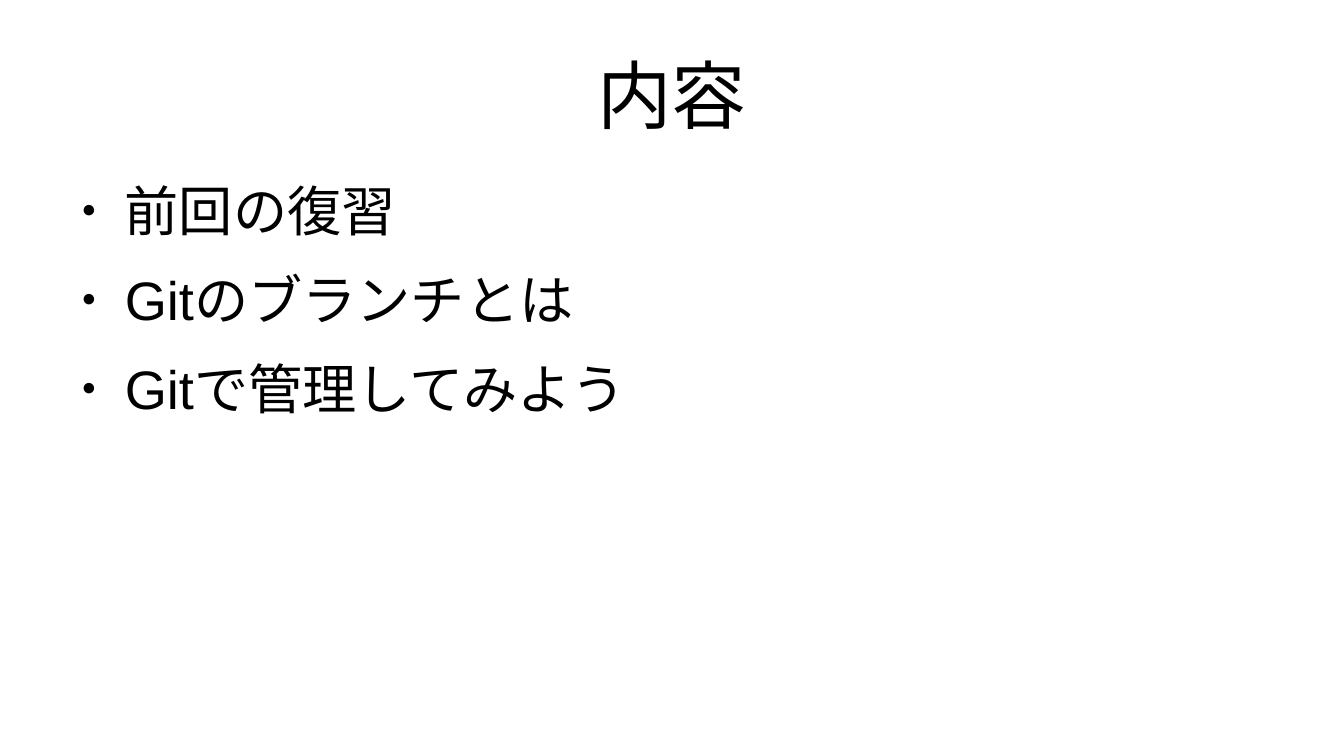
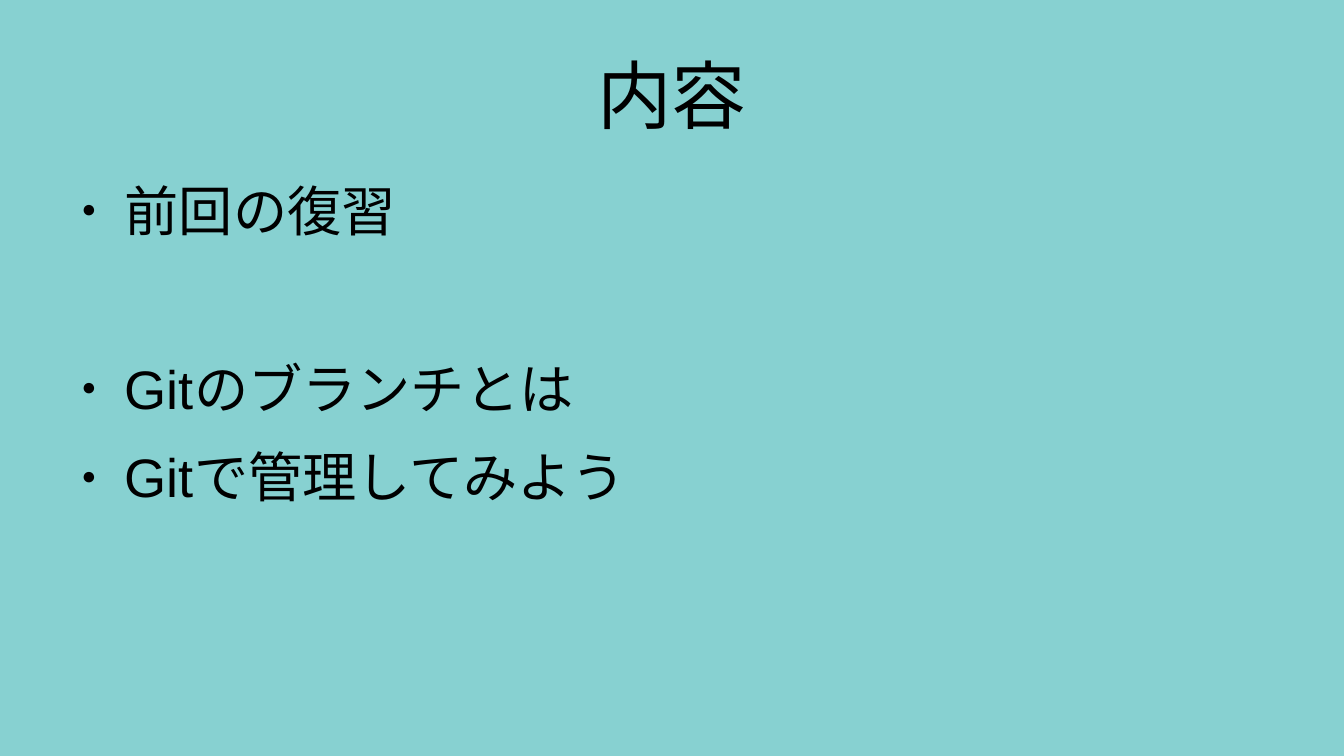
Before and after one commit to m17saitou/NMC-Git-Education, a slide deck: slide 2 of GitEducation02.odp. Drawn at 1344x756 pixels with LibreOffice and Linux fonts; fonts in the diff are those of the drawing. Boxes give left, top, right and bottom in pixels: in the first picture for what was removed or moved away, otherwise in the second. Text is boxed around its words. In the diff, an @@ line names an element or a change of style, - is before the commit and + after.

```diff
--- a/GitEducation02.odp
+++ b/GitEducation02.odp
@@ background #FFFFFF to #87D1D1 @@
@@ text "前回の復習" rewrapped from (x1=125, y1=185, x2=626, y2=414) to (x1=125, y1=185, x2=626, y2=502) @@
```
Also in this commit, not shown: 1 other slide changed, 8 slides added, 1 other file.
